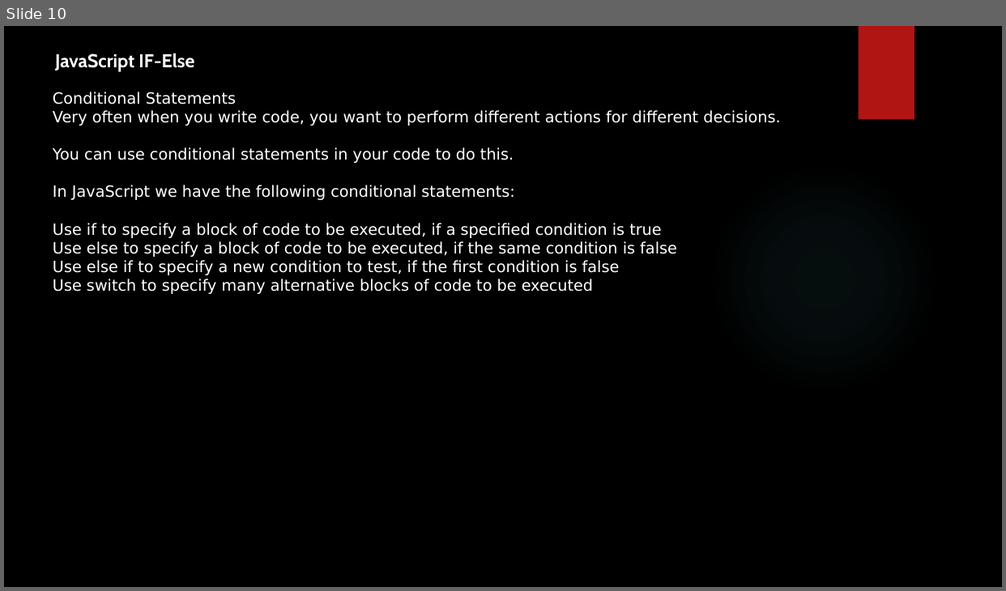
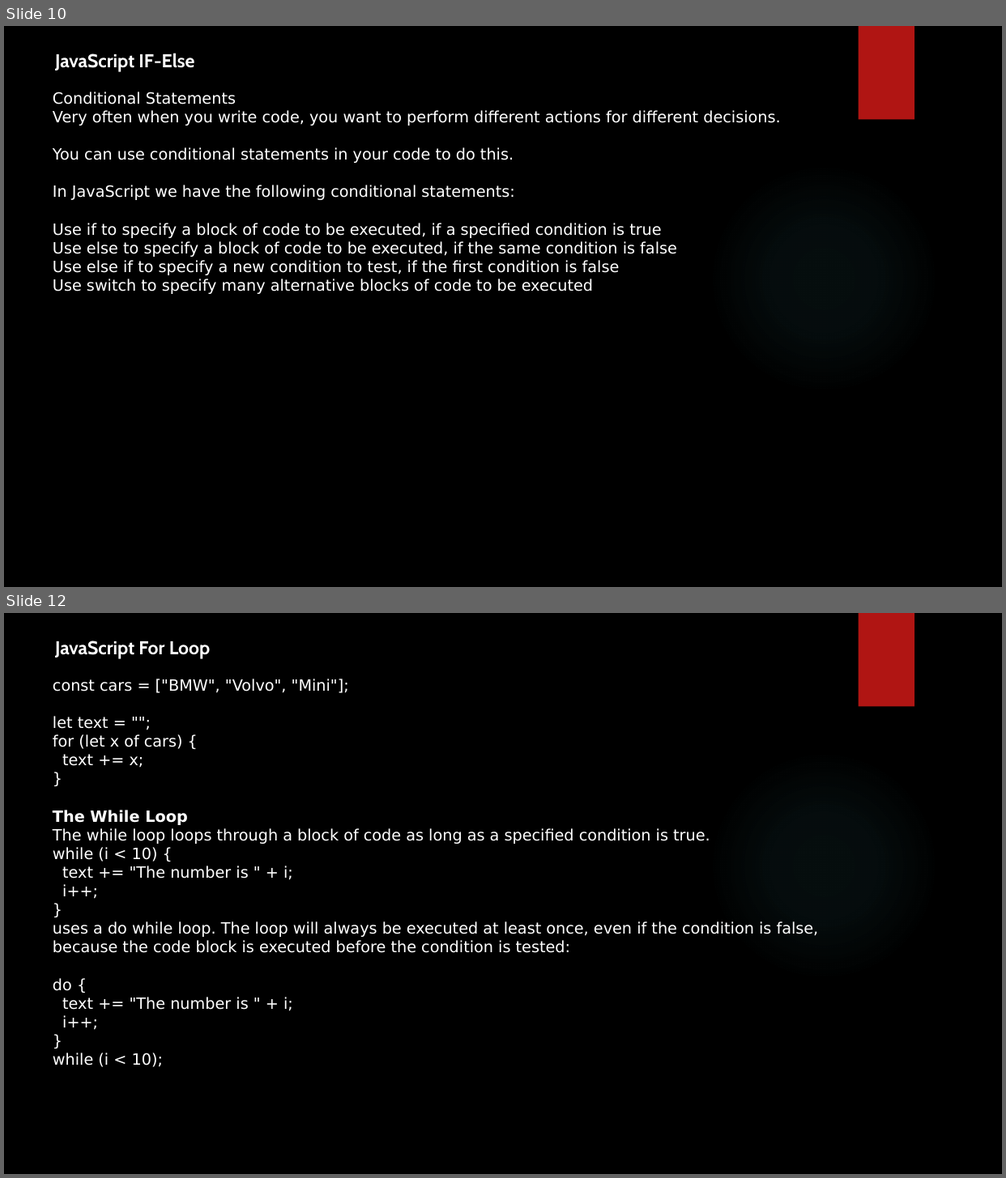
Before and after one commit to kaumarjya/React-Training, a slide deck: Javascript.pptx. Shown one above the other, each under a label of ours: slide 10 before the commit, slides 10 and 12 after it; the slides between them are not shown. The pictures are 1006x591 and 1006x1178 pixels, drawn with LibreOffice and Linux fonts; fonts in the diff are those of the drawing; background and template pictures are left out. Boxes give left, top, right and bottom in pixels: in the first picture for what was removed or moved away, otherwise in the second. Text is boxed around its words. In the diff, an @@ line names an element or a change of style, - is before the commit and + after.

```diff
--- a/Javascript.pptx
+++ b/Javascript.pptx
@@ slide 12 added at (x1=4, y1=613, x2=1002, y2=1174), background picture (left out); not listed: 2 template elements that a slide beside it also shows @@
@@ text added at (x1=55, y1=641, x2=211, y2=659), 18 pt, text #FFFFFF, bold @@
+JavaScript For Loop
@@ text added at (x1=53, y1=679, x2=819, y2=1067), 15 pt, text #FFFFFF @@
+const cars = ["BMW", "Volvo", "Mini"];
+let text = "";
+for (let x of cars) {
+text += x;
+}
+The While Loop
+The while loop loops through a block of code as long as a specified condition is true.
+while (i < 10) {
+text += "The number is " + i;
+i++;
+}
+uses a do while loop. The loop will always be executed at least once, even if the condition is false, because the code block is executed before the condition is tested:
+do {
+text += "The number is " + i;
+i++;
+}
+while (i < 10);
```
Also in this commit, not shown: 8 other slides added, 9 other files.
